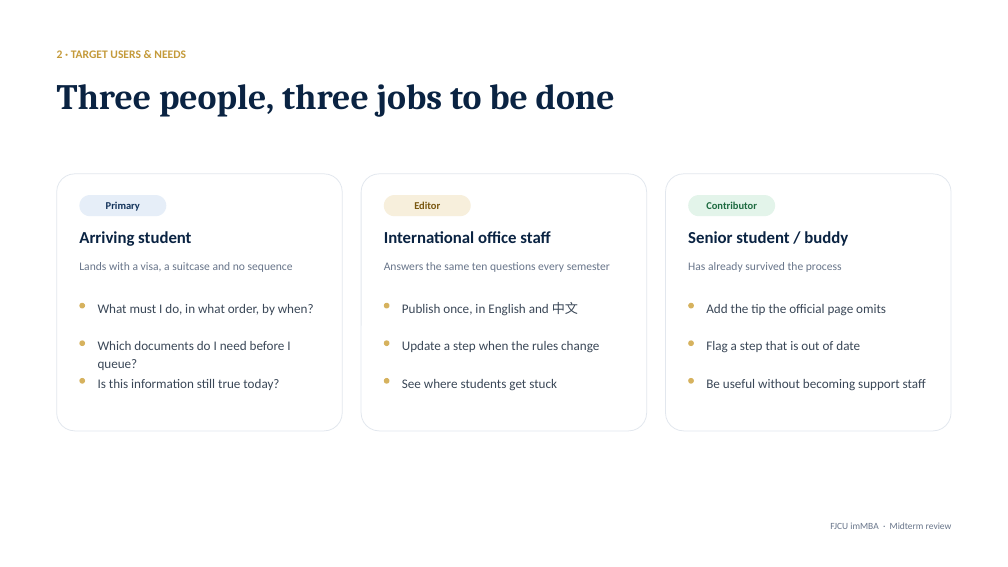
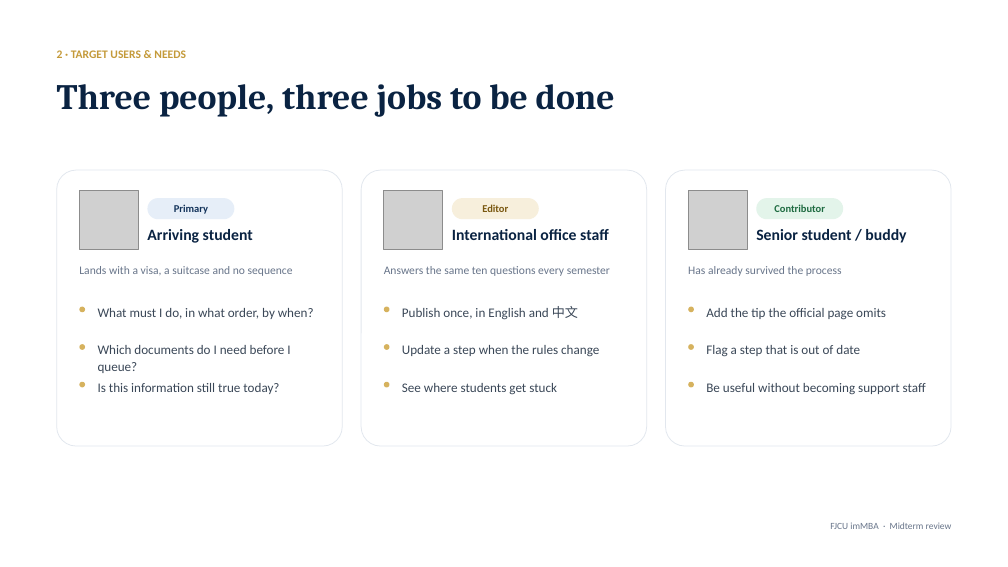
Before and after one commit to candelavaron-web/fjcu-immba-website, a slide deck: slide 4 of midterm.pptx. Drawn at 1008x567 pixels with LibreOffice and Linux fonts; fonts in the diff are those of the drawing; grey boxes stand for pictures. Boxes give left, top, right and bottom in pixels: in the first picture for what was removed or moved away, otherwise in the second. Text is boxed around its words. In the diff, an @@ line names an element or a change of style, - is before the commit and + after.

```diff
--- a/midterm.pptx
+++ b/midterm.pptx
@@ rounded rectangle: place and size @@
-rounded rectangle at bbox=[57, 174, 343, 431]
+rounded rectangle at bbox=[57, 170, 343, 446]
@@ rounded rectangle: place and size @@
-rounded rectangle at bbox=[361, 174, 647, 431]
+rounded rectangle at bbox=[361, 170, 647, 446]
@@ rounded rectangle: place and size @@
-rounded rectangle at bbox=[665, 174, 951, 431]
+rounded rectangle at bbox=[665, 170, 951, 446]
@@ picture added at bbox=[79, 191, 138, 250] @@
@@ picture added at bbox=[384, 191, 443, 250] @@
@@ 3 rounded rectangles: place and size @@
-3 rounded rectangles at bbox=[79, 195, 775, 216]
+3 rounded rectangles at bbox=[147, 198, 843, 219]
@@ picture added at bbox=[688, 191, 747, 250] @@
@@ size 16 to 15 pt in 3 elements at bbox=[452, 229, 609, 240], bbox=[756, 229, 906, 243], bbox=[147, 229, 253, 243] @@
@@ text "Arriving student": place and size @@
-text "Arriving student" at bbox=[79, 231, 191, 246]
+text "Arriving student" at bbox=[147, 229, 253, 243]
@@ text "International office staff": place and size @@
-text "International office staff" at bbox=[384, 231, 550, 243]
+text "International office staff" at bbox=[452, 229, 609, 240]
@@ text "Senior student / buddy": place and size @@
-text "Senior student / buddy" at bbox=[688, 231, 848, 246]
+text "Senior student / buddy" at bbox=[756, 229, 906, 243]
@@ 12 texts, 9 ellipses: place and size @@
-12 texts, 9 ellipses at bbox=[79, 262, 926, 391]
+12 texts, 9 ellipses at bbox=[79, 266, 926, 395]
```
Also in this commit, not shown: 4 other slides changed, 7 other files.
